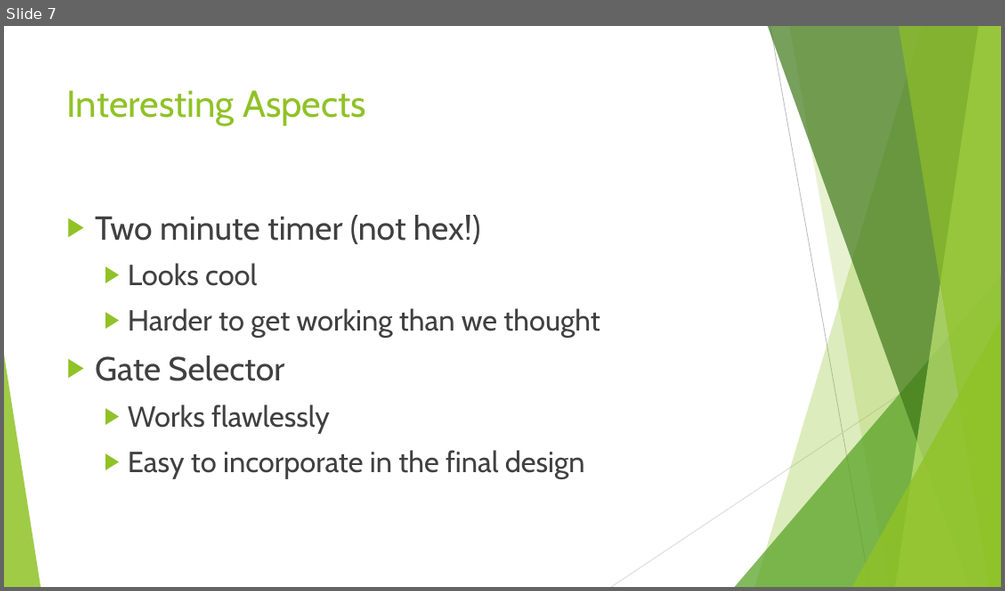
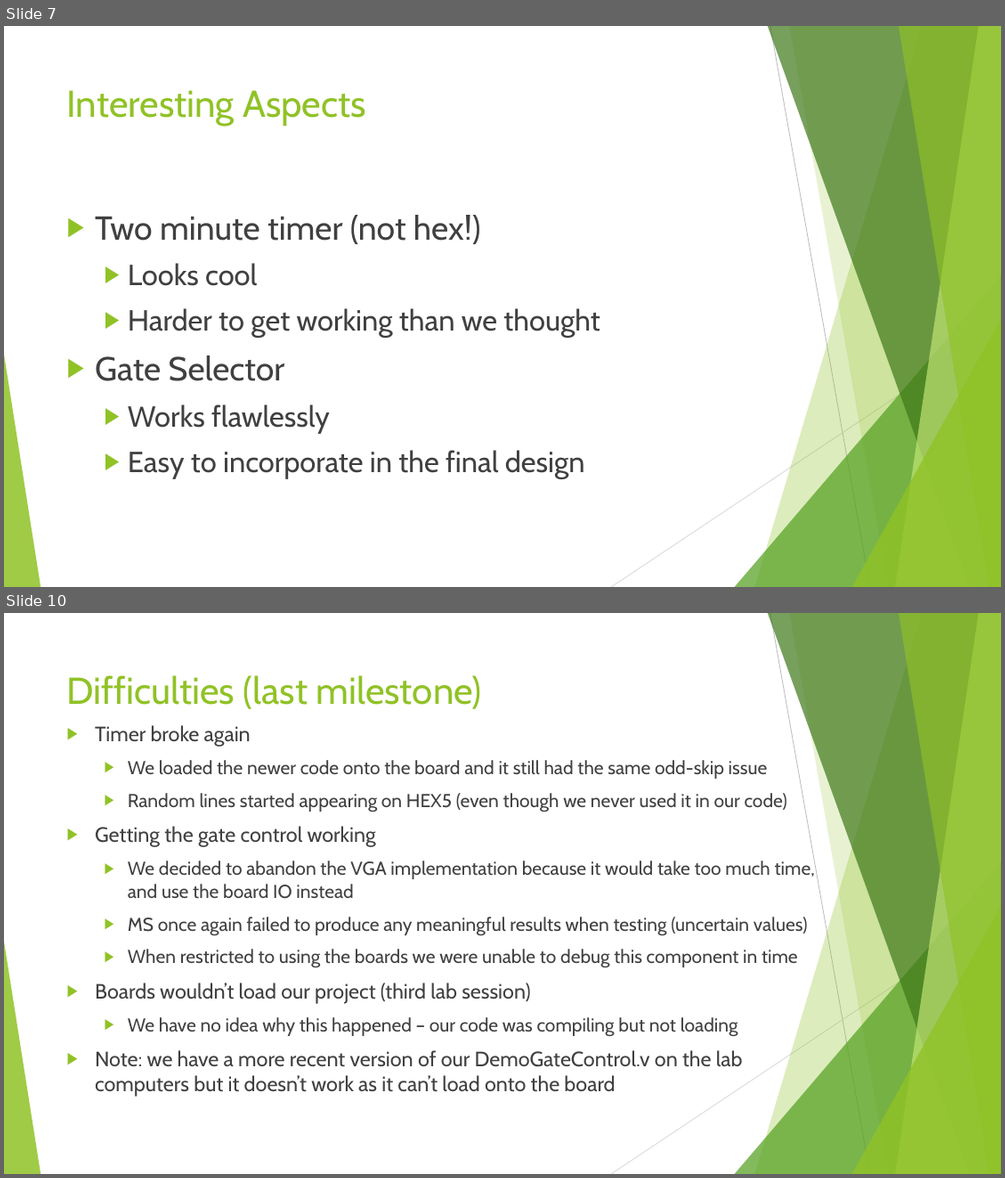
Before and after one commit to TominF6453/csc258_project, a slide deck: CSC258 Project Presentation.pptx. Shown one above the other, each under a label of ours: slide 7 before the commit, slides 7 and 10 after it; the slides between them are not shown. The pictures are 1005x591 and 1005x1178 pixels, drawn with LibreOffice and Linux fonts; fonts in the diff are those of the drawing. Boxes give left, top, right and bottom in pixels: in the first picture for what was removed or moved away, otherwise in the second. Text is boxed around its words. In the diff, an @@ line names an element or a change of style, - is before the commit and + after.

```diff
--- a/CSC258 Project Presentation.pptx
+++ b/CSC258 Project Presentation.pptx
@@ slide 10 added at <box>4,613,1001,1174</box>, background #FFFFFF; not listed: 10 template elements that a slide beside it also shows @@
@@ title added at <box>67,675,482,709</box>, 36 pt, text #90C226 @@
+Difficulties (last milestone)
@@ text added at <box>95,725,815,1096</box>, 18 pt, text #404040 @@
+▶ Timer broke again
+  ▶ We loaded the newer code onto the board and it still had the same odd-skip issue
+  ▶ Random lines started appearing on HEX5 (even though we never used it in our code)
+▶ Getting the gate control working
+  ▶ We decided to abandon the VGA implementation because it would take too much time, and use the board IO instead
+  ▶ MS once again failed to produce any meaningful results when testing (uncertain values)
+  ▶ When restricted to using the boards we were unable to debug this component in time
+▶ Boards wouldn’t load our project (third lab session)
+  ▶ We have no idea why this happened – our code was compiling but not loading
+▶ Note: we have a more recent version of our DemoGateControl.v on the lab computers but it doesn’t work as it can’t load onto the board
```
Also in this commit, not shown: 2 slides changed, 2 other slides added, 1 other file.
